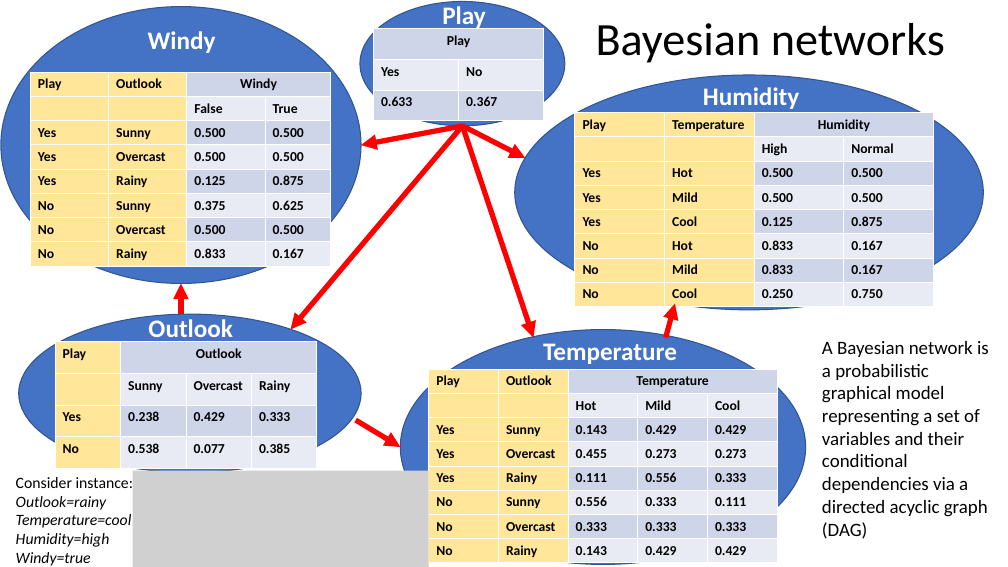
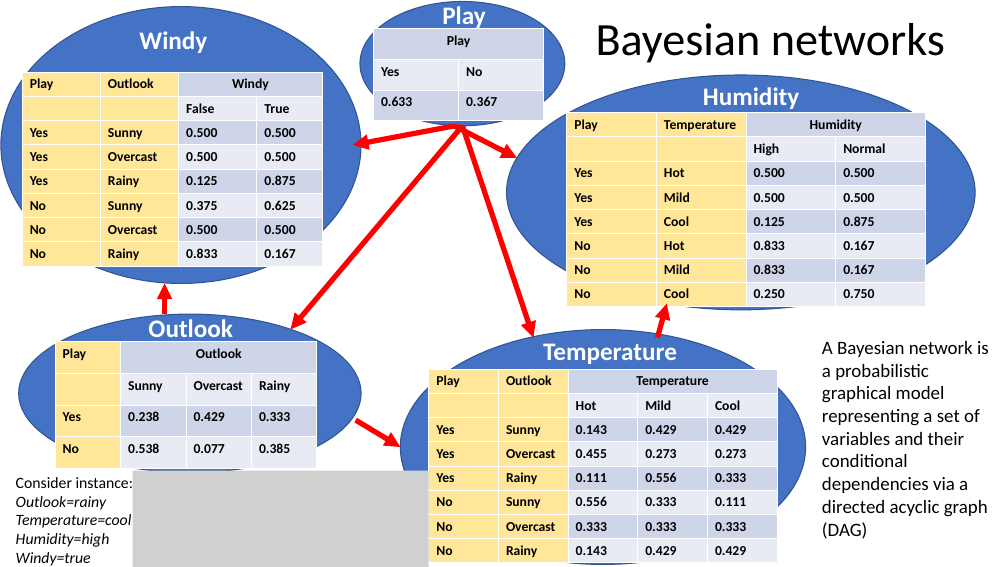
Before and after one commit to russellu/cs405, a slide deck: slide 2 of Lecture_28.pptx. Drawn at 1008x567 pixels with LibreOffice and Linux fonts; fonts in the diff are those of the drawing; grey boxes stand for pictures. Boxes give left, top, right and bottom in pixels: in the first picture for what was removed or moved away, otherwise in the second. Text is boxed around its words. In the diff, an @@ line names an element or a change of style, - is before the commit and + after.

```diff
--- a/Lecture_28.pptx
+++ b/Lecture_28.pptx
@@ 3 arrows, 2 tables, 1 text, 1 ellipse: place and size @@
-3 arrows, 2 tables, 1 text, 1 ellipse at (30,31,984,337)
+3 arrows, 2 tables, 1 text, 1 ellipse at (22,31,975,337)
@@ arrow moved from (181, 315) - (181, 284) to (165, 315) - (165, 284) @@
```
Also in this commit, not shown: 6 other slides changed, 1 slide removed, 1 other file.
